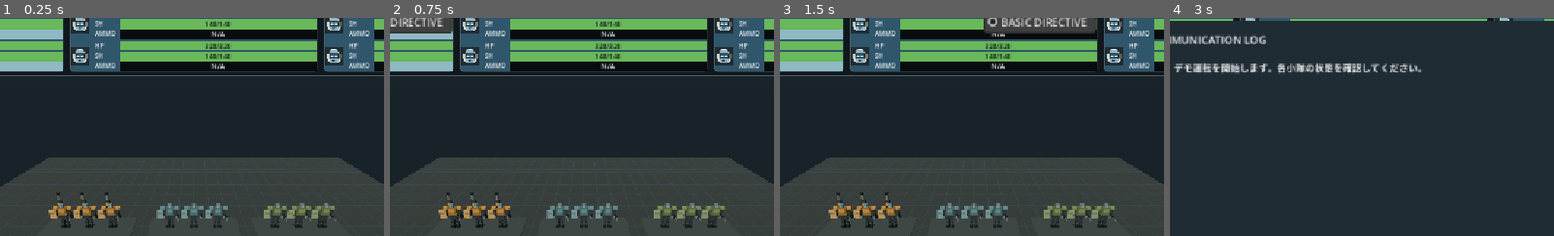
Above: before the commit, frames 1-4 (left to right).
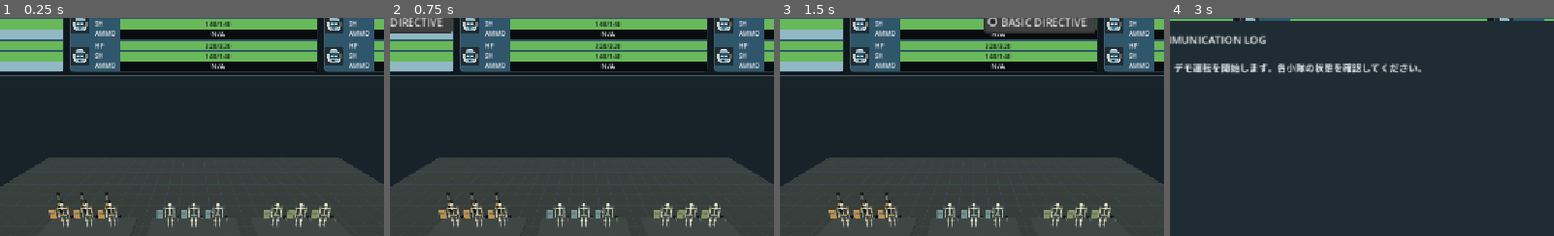
Above: after the commit, the same moments.

Repository: TakutoMiura/mate-prototype
Game: Godot game, scene res://Scenes/combat_hud.tscn
Same seed, same stepped clock (60 frames per second), same inputs: the game is played once before the commit and once after it.
Inputs:
- Up to frame 1 (0.25 s): no input
- Up to frame 2 (0.75 s): click "BASIC DIRECTIVE" at 0.5 s
- Up to frame 3 (1.5 s): click "BASIC DIRECTIVE" at 1.25 s
- Up to frame 4 (3 s): click "BASIC DIRECTIVE" at 2 s; click "≡" at 2.75 s
The pictures show only the part of the screen within x 25-75%, y 15-65%; the shares and areas given below are measured in that part.

The runs differ from the first frame. In frame 1, 2.5% of the frame differs, in the area x 13-88%, y 84-97%; in frame 2, 2.5%; in frame 3, 2.5%; in frame 4, nothing differs.

Commit message:
feat: add mechanical MATE walking motion

Diff:
--- a/Scripts/World/mate_preview.gd
+++ b/Scripts/World/mate_preview.gd
@@ -5,12 +5,41 @@
 const JOINT_COLOR := Color("#151C20")
 const VISOR_COLOR := Color("#9BCAD6")
 const METAL_COLOR := Color("#74848B")
+const BONE_COLOR := Color("#C9D0C8")
+const BONE_HIGHLIGHT := Color("#E4E5D9")
+const JOINT_RADIUS := 0.13
+const PELVIS_HEIGHT := 1.34
+
+@export_group("Walking Motion")
+@export_range(0.8, 3.0, 0.1) var walking_stride_length := 1.8
+@export_range(0.5, 0.8, 0.01) var stance_ratio := 0.62
+@export_range(10.0, 40.0, 1.0) var leg_swing_degrees := 24.0
+@export_range(2.0, 18.0, 0.5) var pelvis_twist_degrees := 8.0
+@export_range(1.0, 1.8, 0.05) var torso_counter_ratio := 1.3
+@export_range(0.0, 0.15, 0.005) var lateral_weight_shift := 0.07
+@export_range(0.0, 0.08, 0.002) var contact_dip := 0.035
+@export_range(0.0, 5.0, 0.25) var arm_inertia_degrees := 2.5
+@export_range(1.0, 12.0, 0.5) var stop_blend_speed := 5.0
 
 var _accent_color := Color("#D39B4C")
 var _unit_state: Resource
 var _loadout: MateLoadout
 var _catalog: EquipmentCatalog
 var _status_bounds_corners: Array[Vector3] = []
+var _pelvis_rig: Node3D
+var _upper_body_rig: Node3D
+var _left_leg: Node3D
+var _right_leg: Node3D
+var _left_shin: Node3D
+var _right_shin: Node3D
+var _left_foot: Node3D
+var _right_foot: Node3D
+var _left_arm: Node3D
+var _right_arm: Node3D
+var _walking := false
+var _walk_blend := 0.0
+var _gait_phase := 0.0
+var _gait_rate := 0.0
 
 
 func configure(unit_state: Resource, catalog: EquipmentCatalog, accent_color: Color) -> void:
@@ -26,6 +55,86 @@
 
 func is_alive() -> bool:
 	return _unit_state != null and float(_unit_state.get('current_hp')) > 0.0
+
+
+func set_walking(active: bool, forward_speed: float = 2.5) -> void:
+	_walking = active and is_alive() and forward_speed > 0.0
+	_gait_rate = TAU * forward_speed / maxf(walking_stride_length, 0.1)
+
+
+func is_walking_animating() -> bool:
+	return _walking or _walk_blend > 0.0
+
+
+func _process(delta: float) -> void:
+	if _pelvis_rig == null:
+		return
+	if _walking:
+		_gait_phase = fposmod(_gait_phase + delta * _gait_rate, TAU)
+	_walk_blend = move_toward(_walk_blend, 1.0 if _walking else 0.0, delta * stop_blend_speed)
+	_update_walking_pose()
+
+
+func _update_walking_pose() -> void:
+	var phase := _gait_phase
+	var blend := _walk_blend
+	var leg_swing := deg_to_rad(leg_swing_degrees)
+	var pelvis_twist := deg_to_rad(pelvis_twist_degrees)
+	var arm_inertia := deg_to_rad(arm_inertia_degrees)
+	var right_pose := _leg_pose(phase, leg_swing)
+	var left_pose := _leg_pose(phase + PI, leg_swing)
+	_right_leg.rotation.x = right_pose.x * blend
+	_right_shin.rotation.x = right_pose.y * blend
+	_right_foot.rotation.x = right_pose.z * blend
+	_left_leg.rotation.x = left_pose.x * blend
+	_left_shin.rotation.x = left_pose.y * blend
+	_left_foot.rotation.x = left_pose.z * blend
+
+	# The pelvis counters the leading leg; the chest then counters the pelvis.
+	var counter_signal := sin(phase)
+	var pelvis_yaw := -counter_signal * pelvis_twist
+	_pelvis_rig.rotation.y = pelvis_yaw * blend
+	_upper_body_rig.rotation.y = -pelvis_yaw * torso_counter_ratio * blend
+	var support_side := cos(phase)
+	_pelvis_rig.position = Vector3(
+		support_side * lateral_weight_shift * blend,
+		PELVIS_HEIGHT - _contact_compression(phase) * contact_dip * blend,
+		0.0
+	)
+	_pelvis_rig.rotation.z = -support_side * deg_to_rad(2.0) * blend
+
+	# Equipment remains carried by its arm; only a small delayed inertial motion is applied.
+	var arm_lag := sin(phase - 0.55) * arm_inertia * blend
+	_left_arm.rotation.x = arm_lag
+	_right_arm.rotation.x = -arm_lag
+
+
+func _leg_pose(phase: float, swing_angle: float) -> Vector3:
+	var cycle := fposmod(phase, TAU) / TAU
+	var stance := clampf(stance_ratio, 0.5, 0.8)
+	if cycle < stance:
+		var progress := cycle / stance
+		var eased := _smooth_unit(progress)
+		var hip_angle := lerpf(-swing_angle, swing_angle, eased)
+		var knee_push := smoothstep(0.68, 1.0, progress) * deg_to_rad(5.0)
+		return Vector3(hip_angle, -knee_push, knee_push * 0.4)
+	var swing_progress := (cycle - stance) / (1.0 - stance)
+	var swing_eased := _smooth_unit(swing_progress)
+	var lift := sin(swing_progress * PI)
+	var hip_angle := lerpf(swing_angle, -swing_angle, swing_eased)
+	var knee_flex := lift * deg_to_rad(34.0)
+	var ankle_lift := -lift * deg_to_rad(10.0)
+	return Vector3(hip_angle, knee_flex, ankle_lift)
+
+
+func _contact_compression(phase: float) -> float:
+	# A short compression at each alternating foot contact gives the body weight.
+	return pow(maxf(0.0, cos(phase * 2.0)), 4.0)
+
+
+func _smooth_unit(value: float) -> float:
+	var t := clampf(value, 0.0, 1.0)
+	return t * t * (3.0 - 2.0 * t)
 
 
 func _cache_status_bounds(has_back_unit: bool) -> void:
@@ -49,40 +158,113 @@
 		push_warning("Test-field loadout contains incompatible equipment: %s" % _loadout.mate_id)
 	_cache_status_bounds(parts["back_unit"] != null)
 
-	_add_box("pelvis", Vector3(0.68, 0.32, 0.44), Vector3(0, 1.30, 0), FRAME_COLOR)
-	_add_box("torso", Vector3(0.90, 0.92, 0.54), Vector3(0, 1.91, 0), _accent_color.darkened(0.28))
-	_add_box("chest_plate", Vector3(0.62, 0.42, 0.10), Vector3(0, 2.02, 0.30), _accent_color)
-	_add_box("shoulder_left", Vector3(0.48, 0.34, 0.44), Vector3(-0.78, 2.27, 0), _accent_color)
-	_add_box("shoulder_right", Vector3(0.48, 0.34, 0.44), Vector3(0.78, 2.27, 0), _accent_color)
-	_add_box("head", Vector3(0.40, 0.40, 0.38), Vector3(0, 2.61, 0.03), METAL_COLOR)
-	_add_box("visor", Vector3(0.30, 0.11, 0.055), Vector3(0, 2.65, 0.23), VISOR_COLOR)
-	_add_box("neck", Vector3(0.22, 0.17, 0.22), Vector3(0, 2.40, 0), JOINT_COLOR)
-
-	for side in [-1.0, 1.0]:
-		_add_box("upper_leg", Vector3(0.29, 0.59, 0.33), Vector3(side * 0.25, 0.91, 0), FRAME_COLOR)
-		_add_cylinder("knee", 0.17, 0.12, Vector3(side * 0.25, 0.60, 0.02), JOINT_COLOR)
-		_add_box("lower_leg", Vector3(0.24, 0.48, 0.29), Vector3(side * 0.25, 0.34, 0), FRAME_COLOR)
-		_add_box("foot", Vector3(0.39, 0.15, 0.61), Vector3(side * 0.25, 0.075, 0.12), JOINT_COLOR)
-		_add_box("arm", Vector3(0.25, 0.69, 0.27), Vector3(side * 0.77, 1.83, 0.02), FRAME_COLOR)
-		_add_cylinder("elbow", 0.16, 0.12, Vector3(side * 0.77, 1.46, 0.03), JOINT_COLOR)
-		_add_box("forearm", Vector3(0.29, 0.42, 0.31), Vector3(side * 0.77, 1.21, 0.03), METAL_COLOR)
+	_build_skeleton()
 
 	_add_equipment(parts)
+
+
+func _build_skeleton() -> void:
+	# A deliberately exposed, high-contrast rig makes the gait readable at field scale.
+	_pelvis_rig = Node3D.new()
+	_pelvis_rig.name = "PelvisRig"
+	_pelvis_rig.position.y = PELVIS_HEIGHT
+	add_child(_pelvis_rig)
+	_add_bone(_pelvis_rig, "pelvis_bar", 0.58, Vector3(0, -0.02, 0), Vector3(0, 0, PI * 0.5))
+
+	_upper_body_rig = Node3D.new()
+	_upper_body_rig.name = "UpperBodyRig"
+	_upper_body_rig.position.y = 0.02
+	_pelvis_rig.add_child(_upper_body_rig)
+	_add_bone(_upper_body_rig, "spine", 0.78, Vector3(0, 0.45, 0))
+	_add_bone(_upper_body_rig, "shoulder_bar", 1.05, Vector3(0, 0.92, 0), Vector3(0, 0, PI * 0.5))
+	_add_joint(_upper_body_rig, "chest_joint", Vector3(0, 0.90, 0), 0.17)
+	_add_bone(_upper_body_rig, "neck", 0.23, Vector3(0, 1.05, 0))
+	_add_joint(_upper_body_rig, "head", Vector3(0, 1.27, 0), 0.22, BONE_HIGHLIGHT)
+
+	_left_leg = _create_leg(_pelvis_rig, -1.0, "LeftLeg")
+	_right_leg = _create_leg(_pelvis_rig, 1.0, "RightLeg")
+	_left_shin = _left_leg.get_node("LowerLeg") as Node3D
+	_right_shin = _right_leg.get_node("LowerLeg") as Node3D
+	_left_foot = _left_shin.get_node("FootRig") as Node3D
+	_right_foot = _right_shin.get_node("FootRig") as Node3D
+	_left_arm = _create_arm(_upper_body_rig, -1.0, "LeftArm")
+	_right_arm = _create_arm(_upper_body_rig, 1.0, "RightArm")
+
+
+func _create_leg(parent: Node3D, side: float, rig_name: String) -> Node3D:
+	var hip := Node3D.new()
+	hip.name = rig_name
+	hip.position = Vector3(side * 0.25, 0.0, 0)
+	parent.add_child(hip)
+	_add_joint(hip, "HipJoint", Vector3.ZERO, JOINT_RADIUS, _accent_color)
+	_add_bone(hip, "UpperLegBone", 0.61, Vector3(0, -0.31, 0))
+	_add_joint(hip, "KneeJoint", Vector3(0, -0.62, 0), JOINT_RADIUS)
+	var shin := Node3D.new()
+	shin.name = "LowerLeg"
+	shin.position = Vector3(0, -0.62, 0)
+	hip.add_child(shin)
+	_add_bone(shin, "LowerLegBone", 0.56, Vector3(0, -0.28, 0))
+	_add_joint(shin, "AnkleJoint", Vector3(0, -0.56, 0), 0.095)
+	var foot := Node3D.new()
+	foot.name = "FootRig"
+	foot.position = Vector3(0, -0.56, 0)
+	shin.add_child(foot)
+	_add_bone(foot, "FootBone", 0.32, Vector3(0, 0.0, 0.12), Vector3(PI * 0.5, 0, 0))
+	return hip
+
+
+func _create_arm(parent: Node3D, side: float, rig_name: String) -> Node3D:
+	var shoulder := Node3D.new()
+	shoulder.name = rig_name
+	shoulder.position = Vector3(side * 0.52, 0.91, 0)
+	parent.add_child(shoulder)
+	_add_joint(shoulder, "ShoulderJoint", Vector3.ZERO, 0.15, _accent_color)
+	_add_bone(shoulder, "UpperArmBone", 0.49, Vector3(0, -0.25, 0))
+	_add_joint(shoulder, "ElbowJoint", Vector3(0, -0.51, 0), 0.11)
+	_add_bone(shoulder, "ForearmBone", 0.45, Vector3(0, -0.75, 0))
+	_add_joint(shoulder, "HandJoint", Vector3(0, -0.98, 0), 0.10, BONE_HIGHLIGHT)
+	return shoulder
+
+
+func _add_bone(parent: Node3D, bone_name: String, length: float, local_position: Vector3, local_rotation := Vector3.ZERO) -> void:
+	var mesh := CylinderMesh.new()
+	mesh.top_radius = 0.065
+	mesh.bottom_radius = 0.095
+	mesh.height = length
+	var bone := MeshInstance3D.new()
+	bone.name = bone_name
+	bone.mesh = mesh
+	bone.position = local_position
+	bone.rotation = local_rotation
+	bone.material_override = _make_material(BONE_COLOR)
+	parent.add_child(bone)
+
+
+func _add_joint(parent: Node3D, joint_name: String, local_position: Vector3, radius: float, color := BONE_HIGHLIGHT) -> void:
+	var mesh := SphereMesh.new()
+	mesh.radius = radius
+	mesh.height = radius * 2.0
+	var joint := MeshInstance3D.new()
+	joint.name = joint_name
+	joint.mesh = mesh
+	joint.position = local_position
+	joint.material_override = _make_material(color)
+	parent.add_child(joint)
 
 
 func _add_equipment(parts: Dictionary) -> void:
 	if parts["shield"] != null:
-		_add_box("shield_mount", Vector3(0.15, 0.18, 0.17), Vector3(-0.91, 1.37, 0.04), JOINT_COLOR)
-		_add_box("shield", Vector3(0.68, 0.90, 0.16), Vector3(-1.12, 1.63, 0.18), _accent_color.lightened(0.15))
-		_add_box("shield_marking", Vector3(0.45, 0.055, 0.025), Vector3(-1.12, 1.69, 0.274), METAL_COLOR)
+		_add_box_to(_left_arm, "shield_mount", Vector3(0.15, 0.18, 0.17), Vector3(-0.39, -0.88, 0.04), JOINT_COLOR)
+		_add_box_to(_left_arm, "shield", Vector3(0.68, 0.90, 0.16), Vector3(-0.60, -0.64, 0.18), _accent_color.lightened(0.15))
+		_add_box_to(_left_arm, "shield_marking", Vector3(0.45, 0.055, 0.025), Vector3(-0.60, -0.58, 0.274), METAL_COLOR)
 
 	if parts["main_arm"] != null:
-		_add_box("weapon_receiver", Vector3(0.22, 0.22, 0.42), Vector3(0.91, 1.25, 0.16), JOINT_COLOR)
-		_add_box("weapon_barrel", Vector3(0.095, 0.095, 0.72), Vector3(0.91, 1.29, 0.69), METAL_COLOR)
-		_add_box("weapon_stock", Vector3(0.13, 0.14, 0.28), Vector3(0.91, 1.26, -0.17), FRAME_COLOR)
+		_add_box_to(_right_arm, "weapon_receiver", Vector3(0.22, 0.22, 0.42), Vector3(0.39, -1.02, 0.16), JOINT_COLOR)
+		_add_box_to(_right_arm, "weapon_barrel", Vector3(0.095, 0.095, 0.72), Vector3(0.39, -0.98, 0.69), METAL_COLOR)
+		_add_box_to(_right_arm, "weapon_stock", Vector3(0.13, 0.14, 0.28), Vector3(0.39, -1.01, -0.17), FRAME_COLOR)
 
 	if parts["expansion"] != null:
-		_add_box("expansion_pack", Vector3(0.31, 0.26, 0.24), Vector3(0.34, 2.05, -0.46), _accent_color)
+		_add_box_to(_upper_body_rig, "expansion_pack", Vector3(0.31, 0.26, 0.24), Vector3(0.34, 0.69, -0.46), _accent_color)
 
 	if parts["back_unit"] != null:
 		_add_back_cannon()
@@ -90,34 +272,34 @@
 
 func _add_back_cannon() -> void:
 	# Static stowed silhouette; raising and aiming the cannon is future animation work.
-	_add_box("cannon_mount", Vector3(0.48, 0.72, 0.40), Vector3(-0.42, 1.98, -0.43), JOINT_COLOR)
-	_add_box("cannon_receiver", Vector3(0.40, 1.02, 0.38), Vector3(-0.42, 2.48, -0.55), FRAME_COLOR)
-	_add_box("cannon_color_panel", Vector3(0.28, 0.48, 0.04), Vector3(-0.42, 2.56, -0.34), _accent_color)
-	_add_cylinder("cannon_barrel", 0.14, 1.65, Vector3(-0.42, 2.98, -0.55), METAL_COLOR)
-	_add_cylinder("cannon_muzzle", 0.18, 0.16, Vector3(-0.42, 3.83, -0.55), JOINT_COLOR)
-
-
-func _add_box(part_name: String, dimensions: Vector3, position: Vector3, color: Color) -> void:
+	_add_box_to(_upper_body_rig, "cannon_mount", Vector3(0.48, 0.72, 0.40), Vector3(-0.42, 0.62, -0.43), JOINT_COLOR)
+	_add_box_to(_upper_body_rig, "cannon_receiver", Vector3(0.40, 1.02, 0.38), Vector3(-0.42, 1.12, -0.55), FRAME_COLOR)
+	_add_box_to(_upper_body_rig, "cannon_color_panel", Vector3(0.28, 0.48, 0.04), Vector3(-0.42, 1.20, -0.34), _accent_color)
+	_add_cylinder_to(_upper_body_rig, "cannon_barrel", 0.14, 1.65, Vector3(-0.42, 1.62, -0.55), METAL_COLOR)
+	_add_cylinder_to(_upper_body_rig, "cannon_muzzle", 0.18, 0.16, Vector3(-0.42, 2.47, -0.55), JOINT_COLOR)
+
+
+func _add_box_to(parent: Node3D, part_name: String, dimensions: Vector3, position: Vector3, color: Color) -> void:
 	var mesh := BoxMesh.new()
 	mesh.size = dimensions
-	_add_mesh(part_name, mesh, position, color)
-
-
-func _add_cylinder(part_name: String, radius: float, height: float, position: Vector3, color: Color) -> void:
+	_add_mesh_to(parent, part_name, mesh, position, color)
+
+
+func _add_cylinder_to(parent: Node3D, part_name: String, radius: float, height: float, position: Vector3, color: Color) -> void:
 	var mesh := CylinderMesh.new()
 	mesh.top_radius = radius
 	mesh.bottom_radius = radius
 	mesh.height = height
-	_add_mesh(part_name, mesh, position, color)
-
-
-func _add_mesh(part_name: String, mesh: PrimitiveMesh, position: Vector3, color: Color) -> void:
+	_add_mesh_to(parent, part_name, mesh, position, color)
+
+
+func _add_mesh_to(parent: Node3D, part_name: String, mesh: PrimitiveMesh, position: Vector3, color: Color) -> void:
 	var instance := MeshInstance3D.new()
 	instance.name = part_name
 	instance.mesh = mesh
 	instance.position = position
 	instance.material_override = _make_material(color)
-	add_child(instance)
+	parent.add_child(instance)
 
 
 func _make_material(color: Color) -> StandardMaterial3D:
--- a/Scripts/World/test_field.gd
+++ b/Scripts/World/test_field.gd
@@ -243,6 +243,9 @@
 	var any_positions_moved := false
 	var route_changed := false
 	for index in range(_squad_waypoints.size()):
+		for mate in _squad_mates[index]:
+			if mate != null:
+				mate.set_walking(false)
 		var route: Array = _squad_waypoints[index]
 		if route.is_empty():
 			continue
@@ -293,12 +296,18 @@
 			var displacement := direction / distance * travel_distance
 			for mate in living_mates:
 				mate.position += displacement
+				mate.set_walking(true, squad_move_speed)
 			any_active = true
 			any_positions_moved = true
 			if travel_distance + WAYPOINT_ARRIVAL_RADIUS >= distance:
 				route.pop_front()
 				route_changed = true
 			break
+	for squad_mates in _squad_mates:
+		for mate in squad_mates:
+			if mate != null and mate.is_walking_animating():
+				any_active = true
+				break
 	if any_active:
 		view_changed.emit()
 	if route_changed or any_positions_moved:
Not shown, changed: Documents/ACCEPTANCE_TESTS.md
Not shown, added: Documents/WALK_MOTION_SPEC.md
Not shown, changed: README.md
